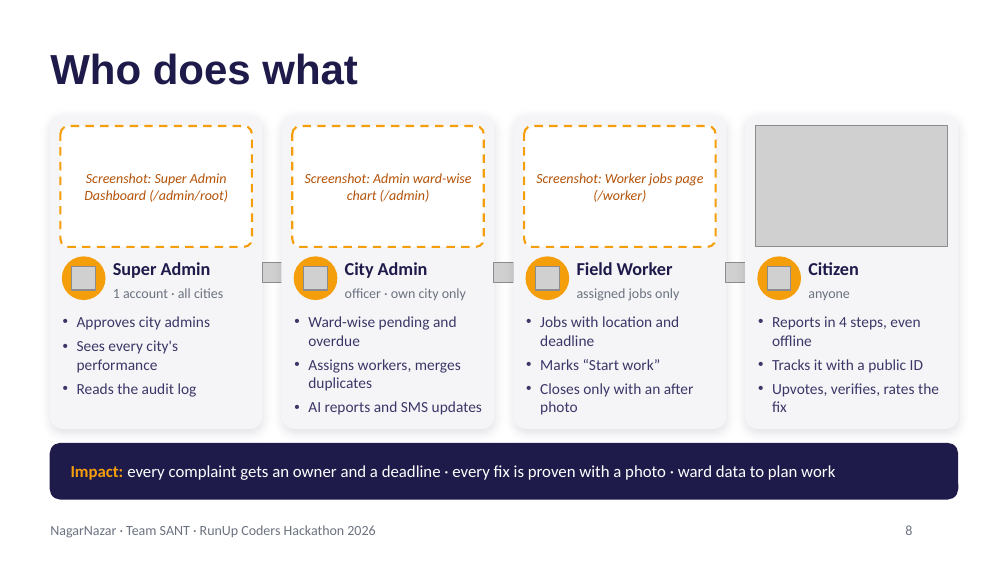
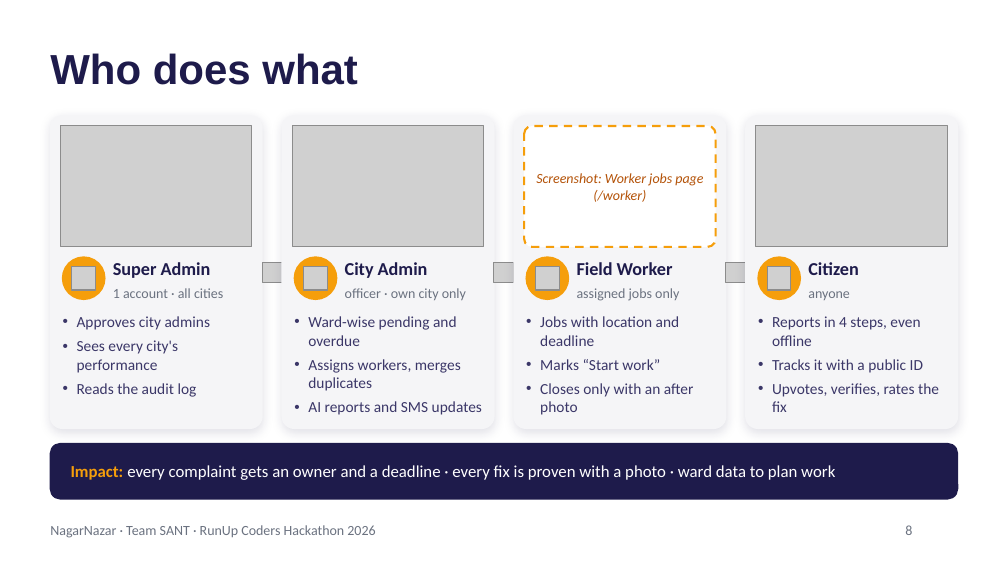
Before and after one commit to mohitk518/nagarnazar, a slide deck: slide 8 of docs/round2/NagarNazar_Round2.pptx. Drawn at 1008x567 pixels with LibreOffice and Linux fonts; fonts in the diff are those of the drawing; grey boxes stand for pictures; background and template pictures are left out. Boxes give left, top, right and bottom in pixels: in the first picture for what was removed or moved away, otherwise in the second. Text is boxed around its words. In the diff, an @@ line names an element or a change of style, - is before the commit and + after.

```diff
--- a/docs/round2/NagarNazar_Round2.pptx
+++ b/docs/round2/NagarNazar_Round2.pptx
@@ rounded rectangle removed at bbox=[60, 126, 252, 247] @@
@@ picture added at bbox=[60, 126, 252, 247] @@
@@ rounded rectangle removed at bbox=[292, 126, 484, 247] @@
@@ picture added at bbox=[292, 126, 484, 247] @@
@@ text removed at bbox=[84, 173, 228, 202] @@
-Screenshot: Super Admin Dashboard (/admin/root)
@@ text removed at bbox=[305, 173, 472, 202] @@
-Screenshot: Admin ward-wise chart (/admin)
```
Also in this commit, not shown: 3 other files.
